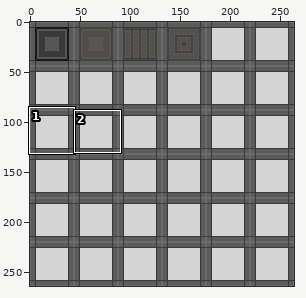
Edited in one commit: pixel-art file (assets/img/oversize_tiles_2.ase). The first picture is a wide view before the edit; the outline marks the close-up.
Close-up. The starting point:
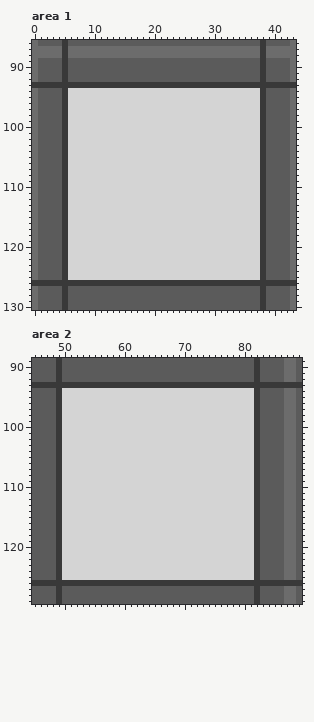
264x264 pixels, 1 frame. Colours within 5 levels of each other are drawn and written as one. Shown: area 1: x 0..43, y 86..130; area 2: x 45..89, y 89..129.
Once edited:
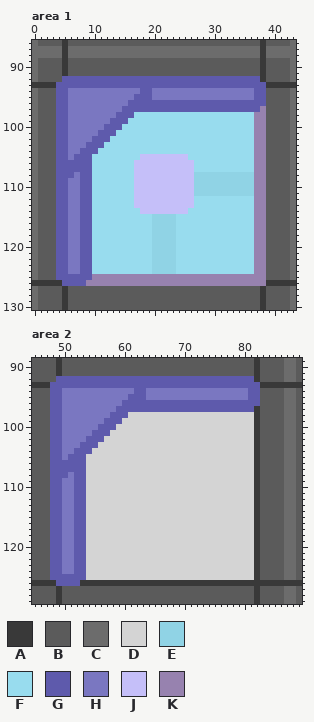
Palette (. is transparent): A #393939  B #5b5b5b  C #6c6c6c  D #d4d4d4  E #90d3e5  F #98dcee  G #5e5aac  H #7a77c1  J #c5bff9  K #9782af
Diff:
Changed rows in their new state; - is an unchanged pixel.
Area 1, layer "Layer 2":
first column x 4:
 92 -GGGGGGGGGGGGGGGGGGGGGGGGGGGGGGGGG-
 93 GGGGGGGGGGGGGGGGGGGGGGGGGGGGGGGGGGG
 94 GGHHHHHHHHHHHHGGHHHHHHHHHHHHHHHHHGG
 95 GGHHHHHHHHHHHGGGHHHHHHHHHHHHHHHHHGG
 96 GGHHHHHHHHHHGGGGGGGGGGGGGGGGGGGGGGG
 97 GGHHHHHHHHHGGGGGGGGGGGGGGGGGGGGGGGK
 98 GGHHHHHHHHGGGFFFFFFFFFFFFFFFFFFFFKK
 99 GGHHHHHHHGGGFFFFFFFFFFFFFFFFFFFFFKK
100 GGHHHHHHGGGFFFFFFFFFFFFFFFFFFFFFFKK
101 GGHHHHHGGGFFFFFFFFFFFFFFFFFFFFFFFKK
102 GGHHHHGGGFFFFFFFFFFFFFFFFFFFFFFFFKK
103 GGHHHGGGFFFFFFFFFFFFFFFFFFFFFFFFFKK
104 GGHHGGGFFFFFFFFFFFFFFFFFFFFFFFFFFKK
105 GGHGGGFFFFFFFFJJJJJJJJFFFFFFFFFFFKK
106 GGGGGGFFFFFFFJJJJJJJJJJFFFFFFFFFFKK
107 GGGGGGFFFFFFFJJJJJJJJJJFFFFFFFFFFKK
108 GGGHGGFFFFFFFJJJJJJJJJJEEEEEEEEEEKK
109 GGHHGGFFFFFFFJJJJJJJJJJEEEEEEEEEEKK
110 GGHHGGFFFFFFFJJJJJJJJJJEEEEEEEEEEKK
111 GGHHGGFFFFFFFJJJJJJJJJJEEEEEEEEEEKK
112 GGHHGGFFFFFFFJJJJJJJJJJFFFFFFFFFFKK
113 GGHHGGFFFFFFFJJJJJJJJJJFFFFFFFFFFKK
114 GGHHGGFFFFFFFFJJJJJJJJFFFFFFFFFFFKK
115 GGHHGGFFFFFFFFFFEEEEFFFFFFFFFFFFFKK
116 GGHHGGFFFFFFFFFFEEEEFFFFFFFFFFFFFKK
117 GGHHGGFFFFFFFFFFEEEEFFFFFFFFFFFFFKK
118 GGHHGGFFFFFFFFFFEEEEFFFFFFFFFFFFFKK
119 GGHHGGFFFFFFFFFFEEEEFFFFFFFFFFFFFKK
120 GGHHGGFFFFFFFFFFEEEEFFFFFFFFFFFFFKK
121 GGHHGGFFFFFFFFFFEEEEFFFFFFFFFFFFFKK
122 GGHHGGFFFFFFFFFFEEEEFFFFFFFFFFFFFKK
123 GGHHGGFFFFFFFFFFEEEEFFFFFFFFFFFFFKK
124 GGHHGGFFFFFFFFFFEEEEFFFFFFFFFFFFFKK
125 GGGGGGKKKKKKKKKKKKKKKKKKKKKKKKKKKKK
126 -GGGGKKKKKKKKKKKKKKKKKKKKKKKKKKKKKK
Area 2, layer "Layer 2":
first column x 48:
 92 -GGGGGGGGGGGGGGGGGGGGGGGGGGGGGGGGG-
 93 GGGGGGGGGGGGGGGGGGGGGGGGGGGGGGGGGGG
 94 GGHHHHHHHHHHHHGGHHHHHHHHHHHHHHHHHGG
 95 GGHHHHHHHHHHHGGGHHHHHHHHHHHHHHHHHGG
 96 GGHHHHHHHHHHGGGGGGGGGGGGGGGGGGGGGGG
 97 GGHHHHHHHHHGGGGGGGGGGGGGGGGGGGGGGG-
 98 GGHHHHHHHHGGG----------------------
 99 GGHHHHHHHGGG-----------------------
100 GGHHHHHHGGG------------------------
101 GGHHHHHGGG-------------------------
102 GGHHHHGGG--------------------------
103 GGHHHGGG---------------------------
104 GGHHGGG----------------------------
105 GGHGGG-----------------------------
106 GGGGGG-----------------------------
107 GGGGGG-----------------------------
108 GGGHGG-----------------------------
109 GGHHGG-----------------------------
110 GGHHGG-----------------------------
111 GGHHGG-----------------------------
112 GGHHGG-----------------------------
113 GGHHGG-----------------------------
114 GGHHGG-----------------------------
115 GGHHGG-----------------------------
116 GGHHGG-----------------------------
117 GGHHGG-----------------------------
118 GGHHGG-----------------------------
119 GGHHGG-----------------------------
120 GGHHGG-----------------------------
121 GGHHGG-----------------------------
122 GGHHGG-----------------------------
123 GGHHGG-----------------------------
124 GGHHGG-----------------------------
125 GGGGGG-----------------------------
126 -GGGG------------------------------
Where, in picture pixels (left, top, right, bottom), the same in both close-ups:
changed: (56, 76, 266, 286)
changed: (50, 376, 260, 586)
